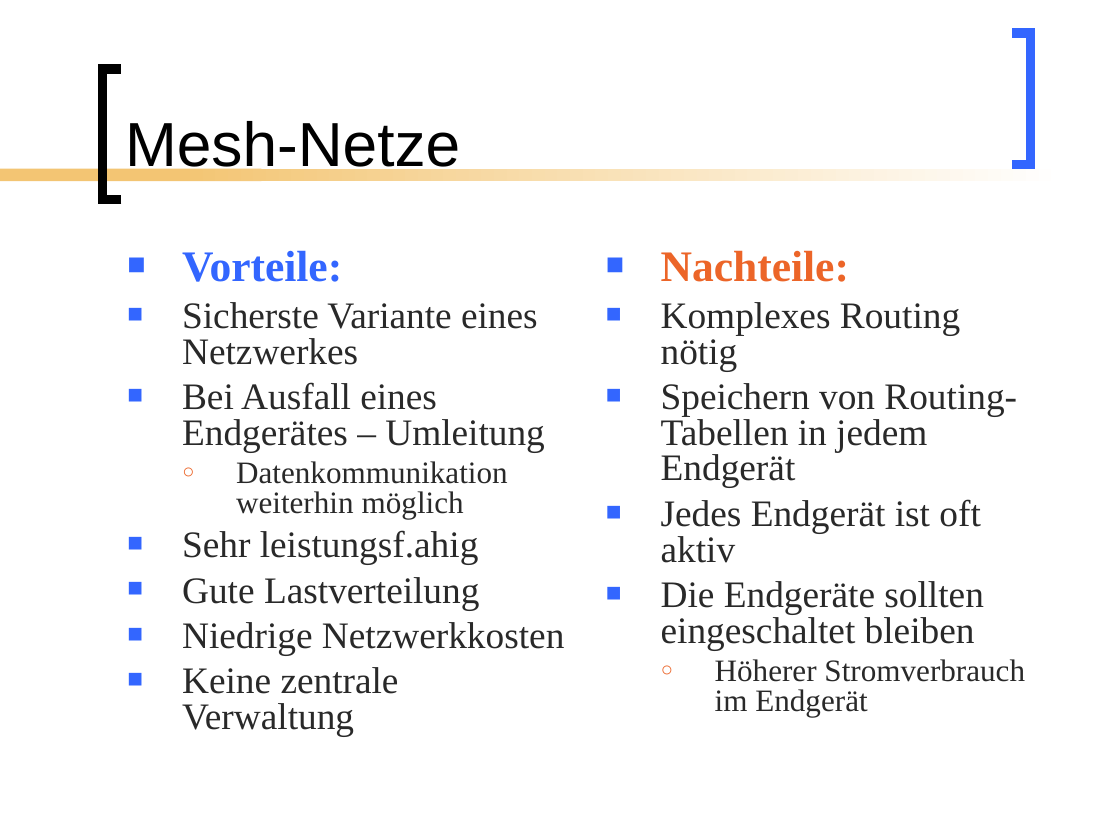
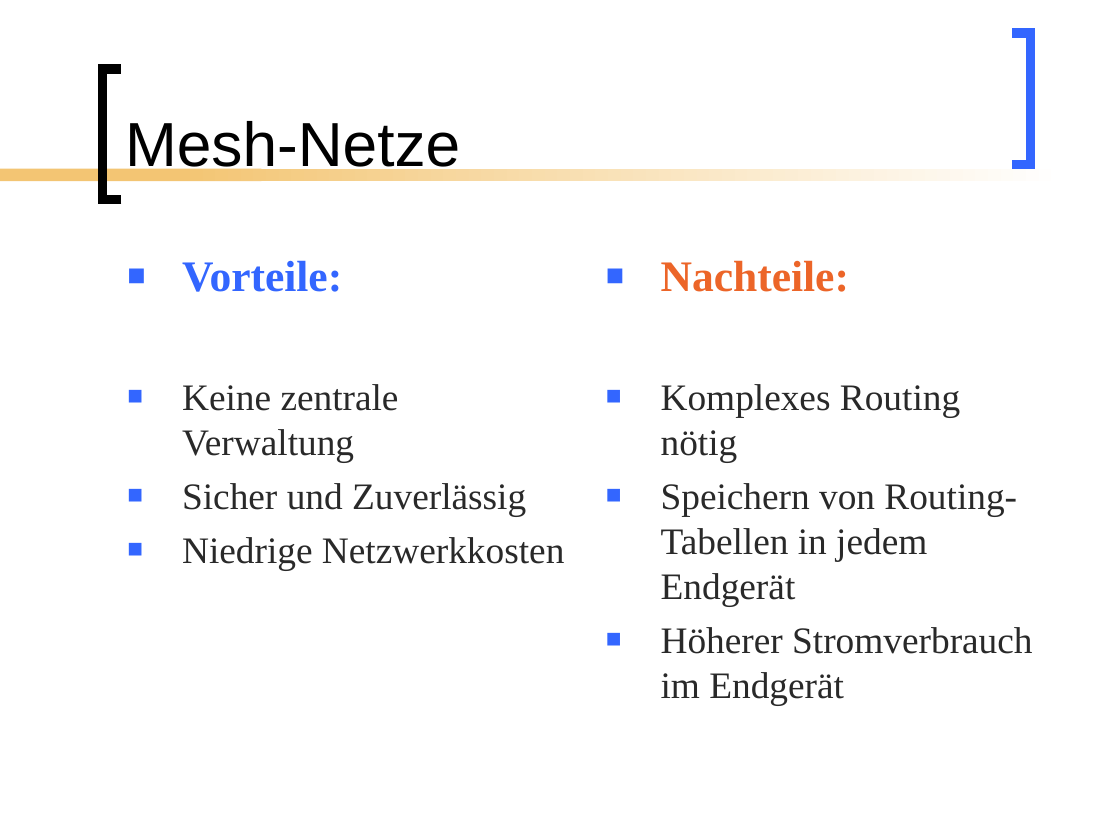
Before and after one commit to BackupTheBerlios/mesh2nexus-svn, a slide deck: slide 6 of documents/folien/Mesh_Vortrag.ppt. Drawn at 1120x840 pixels with LibreOffice and Linux fonts; fonts in the diff are those of the drawing. Boxes give left, top, right and bottom in pixels: in the first picture for what was removed or moved away, otherwise in the second. Text is boxed around its words. In the diff, an @@ line names an element or a change of style, - is before the commit and + after.

Commit message:
ST: Final Version

```diff
--- a/documents/folien/Mesh_Vortrag.ppt
+++ b/documents/folien/Mesh_Vortrag.ppt
@@ text at (182,260,564,570): line spacing 0.8 to 1 @@
@@ text "Nachteile:" at (661,260,1032,705): size 20 to 24 pt in "Höherer Stromverbrauch im Endgerät"; line spacing 0.8 to 1; bullet ○ to ■; list level 2 to 1 in "Höherer Stromverbrauch im Endgerät"; bullet colour #EC6528 to #3366FF @@
@@ text at (182,384,526,516): text changed @@
-■ Sicherste Variante eines Netzwerkes
-■ Bei Ausfall eines Endgerätes – Umleitung
-  ○ Datenkommunikation weiterhin möglich
-■ Sehr leistungsf.ahig
-■ Gute Lastverteilung
+■ Keine zentrale Verwaltung
+■ Sicher und Zuverlässig
@@ text at (661,499,983,650): paragraphs removed @@
-■ Jedes Endgerät ist oft aktiv
-■ Die Endgeräte sollten eingeschaltet bleiben
@@ text at (182,667,399,736): paragraph removed @@
-■ Keine zentrale Verwaltung
```
Also in this commit, not shown: 14 other slides changed, 1 slide removed.
